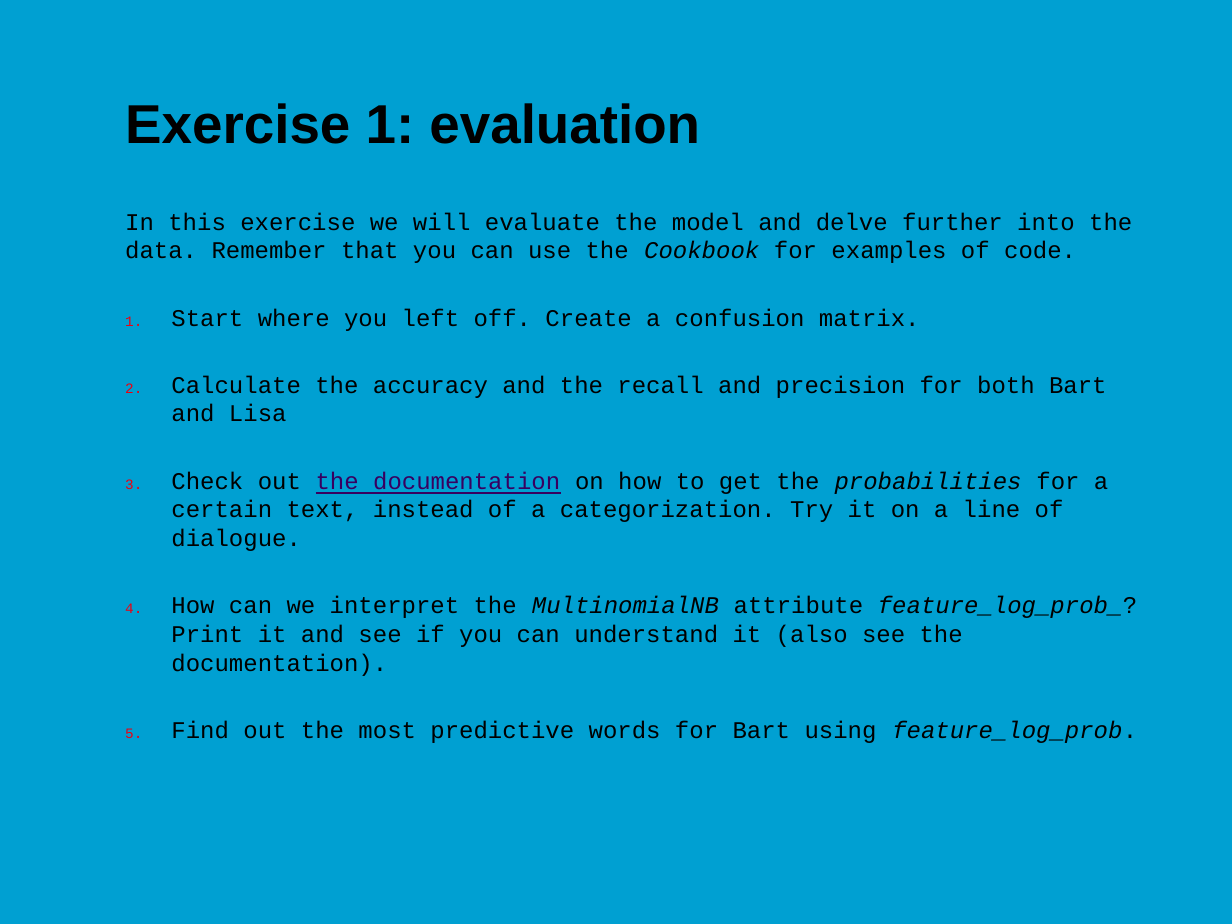
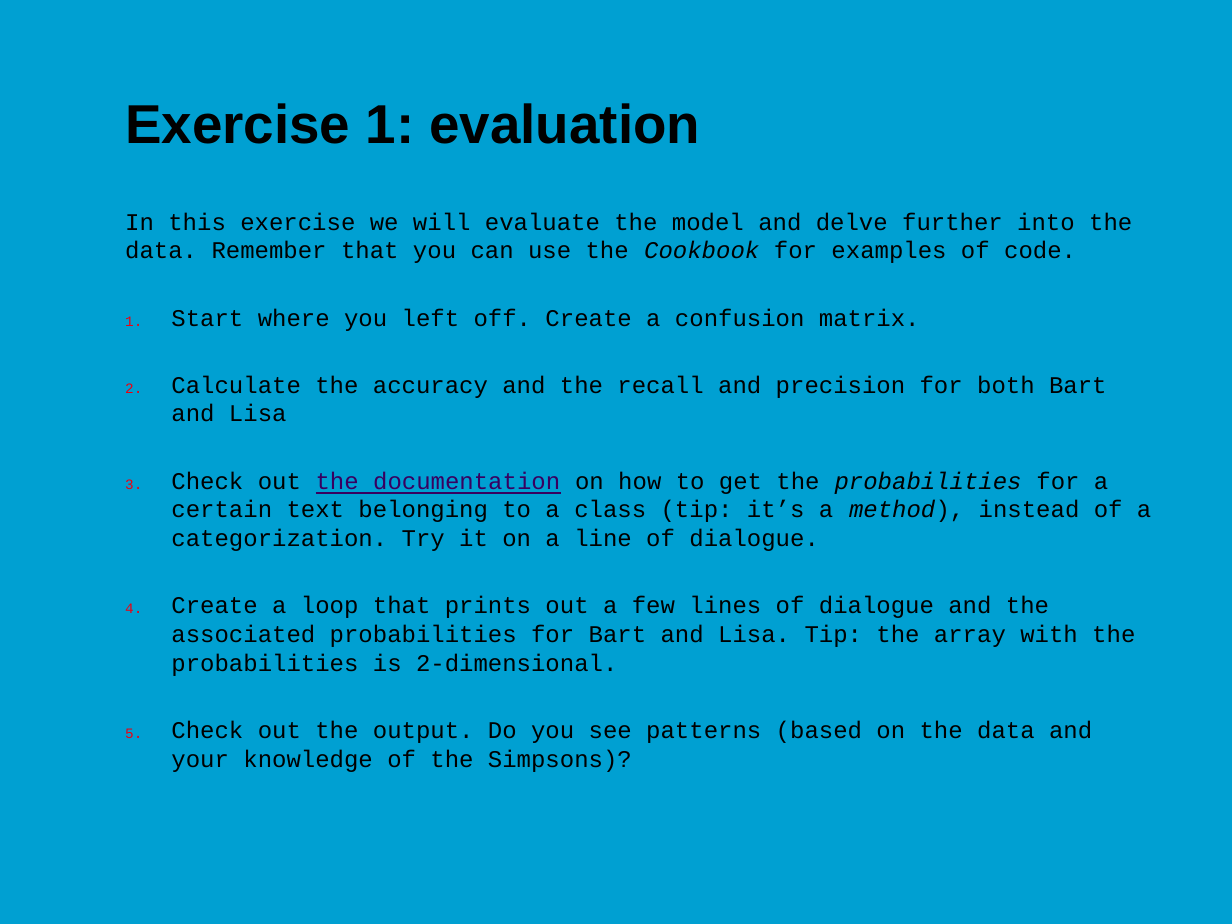
Before and after one commit to jonasmoons/data-driven-learning, a slide deck: slide 7 of slides/ddl-w8l2.pptx. Drawn at 1232x924 pixels with LibreOffice and Linux fonts; fonts in the diff are those of the drawing; background and template pictures are left out. Boxes give left, top, right and bottom in pixels: in the first picture for what was removed or moved away, otherwise in the second. Text is boxed around its words. In the diff, an @@ line names an element or a change of style, - is before the commit and + after.

```diff
--- a/slides/ddl-w8l2.pptx
+++ b/slides/ddl-w8l2.pptx
@@ text at (171, 471, 1151, 772): text changed @@
-3. Check out the documentation on how to get the probabilities for a certain text, instead of a categorization. Try it on a line of dialogue.
-4. How can we interpret the MultinomialNB attribute feature_log_prob_? Print it and see if you can understand it (also see the documentation).
-5. Find out the most predictive words for Bart using feature_log_prob.
+3. Check out the documentation on how to get the probabilities for a certain text belonging to a class (tip: it’s a method), instead of a categorization. Try it on a line of dialogue.
+4. Create a loop that prints out a few lines of dialogue and the associated probabilities for Bart and Lisa. Tip: the array with the probabilities is 2-dimensional.
+5. Check out the output. Do you see patterns (based on the data and your knowledge of the Simpsons)?
```
Also in this commit, not shown: 2 slides added, 2 slides removed, 2 other files.
